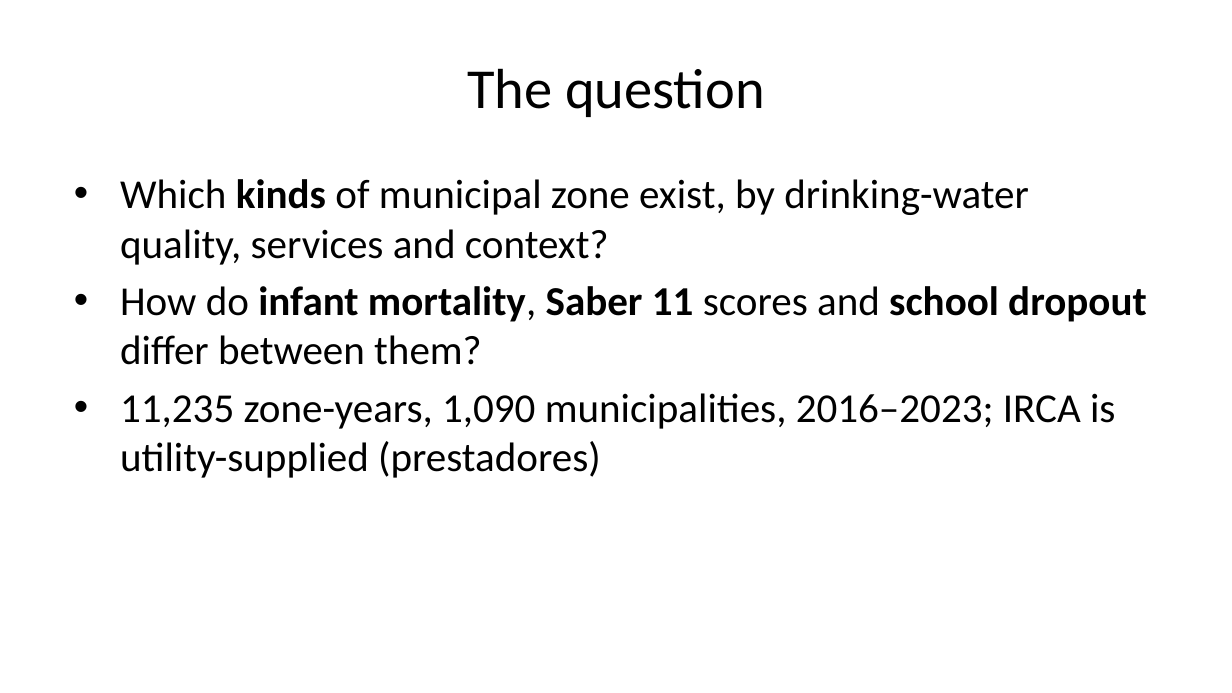
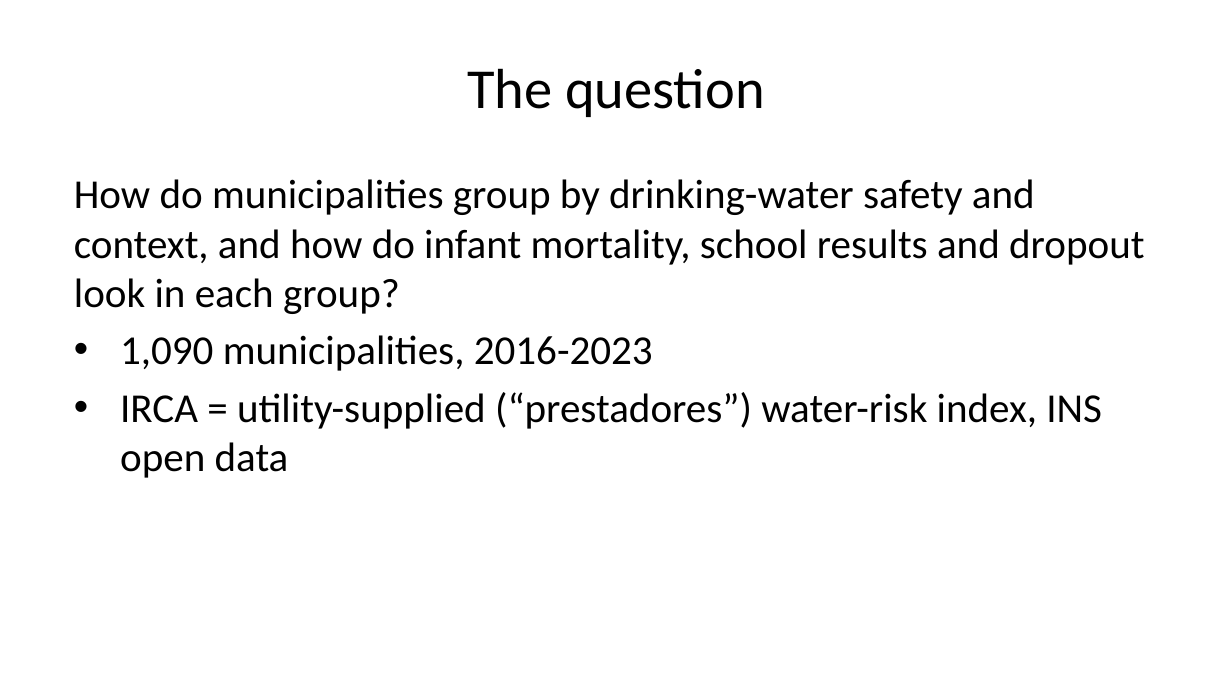
Before and after one commit to project-delphi/water-quality, a slide deck: slide 2 of slides.pptx. Drawn at 1232x693 pixels with LibreOffice and Linux fonts; fonts in the diff are those of the drawing. Boxes give left, top, right and bottom in pixels: in the first picture for what was removed or moved away, otherwise in the second. Text is boxed around its words. In the diff, an @@ line names an element or a change of style, - is before the commit and + after.

```diff
--- a/slides.pptx
+++ b/slides.pptx
@@ text at box(74, 179, 1144, 478): text changed @@
-• Which kinds of municipal zone exist, by drinking-water quality, services and context?
-• How do infant mortality, Saber 11 scores and school dropout differ between them?
-• 11,235 zone-years, 1,090 municipalities, 2016–2023; IRCA is utility-supplied (prestadores)
+How do municipalities group by drinking-water safety and context, and how do infant mortality, school results and dropout look in each group?
+• 1,090 municipalities, 2016-2023
+• IRCA = utility-supplied (“prestadores”) water-risk index, INS open data
```
Also in this commit, not shown: 4 other slides changed, 1 slide added, 1 slide removed, 48 other files.
